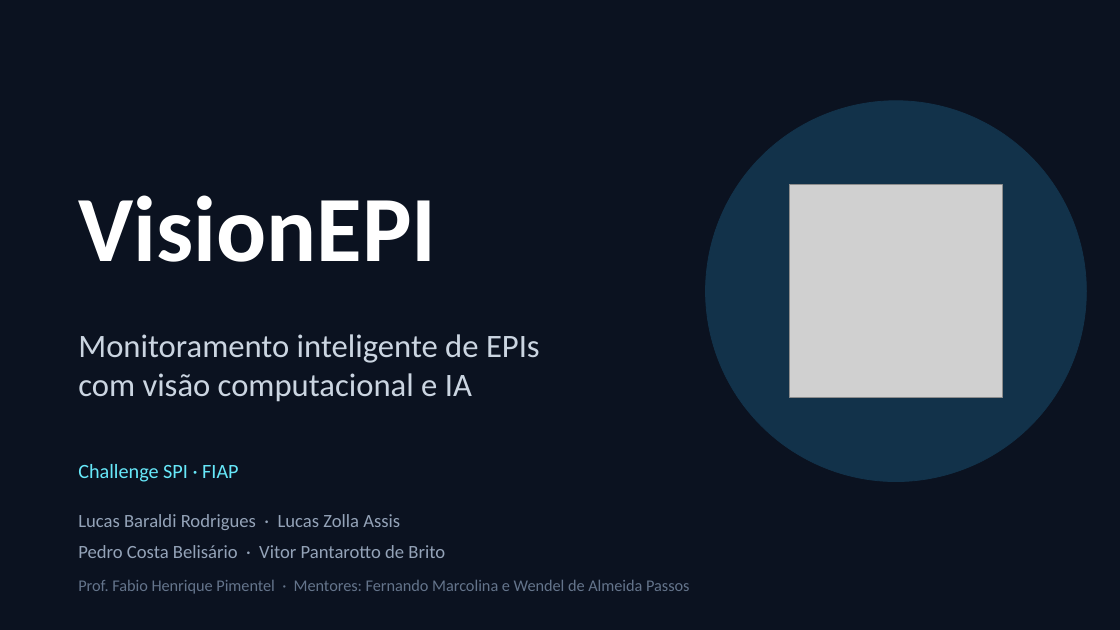
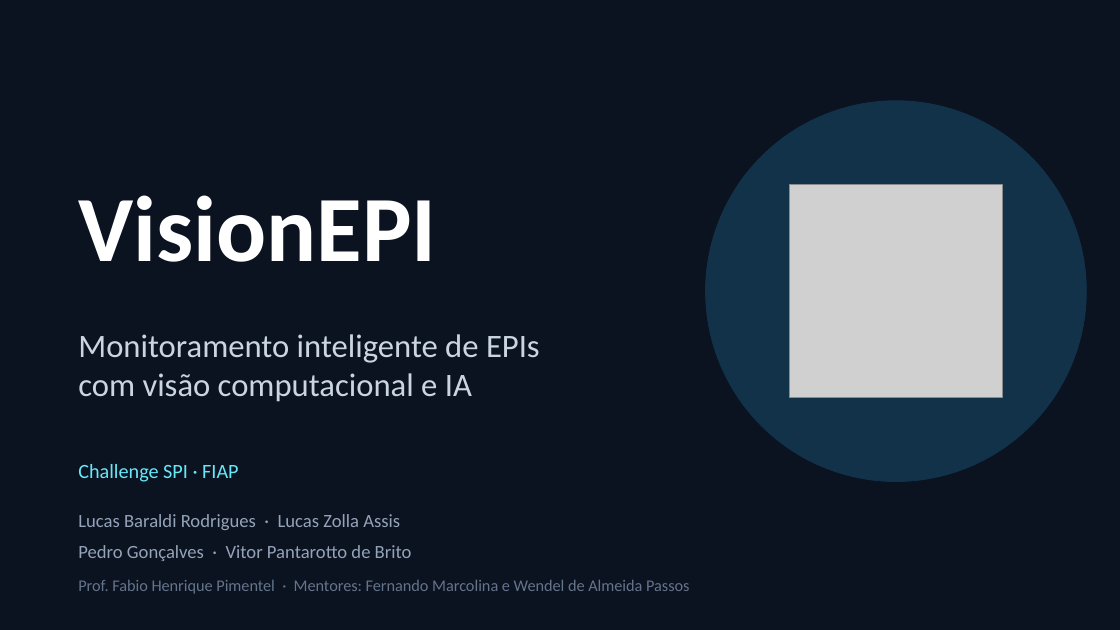
Before and after one commit to bolla-X/Challenge_5550, a slide deck: slide 1 of docs/pitch/VisionEPI-pitch-v3.pptx. Drawn at 1120x630 pixels with LibreOffice and Linux fonts; fonts in the diff are those of the drawing; grey boxes stand for pictures. Boxes give left, top, right and bottom in pixels: in the first picture for what was removed or moved away, otherwise in the second. Text is boxed around its words. In the diff, an @@ line names an element or a change of style, - is before the commit and + after.

```diff
--- a/docs/pitch/VisionEPI-pitch-v3.pptx
+++ b/docs/pitch/VisionEPI-pitch-v3.pptx
@@ text at <box>78,545,412,561</box>: text changed @@
-Pedro Costa Belisário · Vitor Pantarotto de Brito
+Pedro Gonçalves · Vitor Pantarotto de Brito
```
Also in this commit, not shown: 11 other files.
